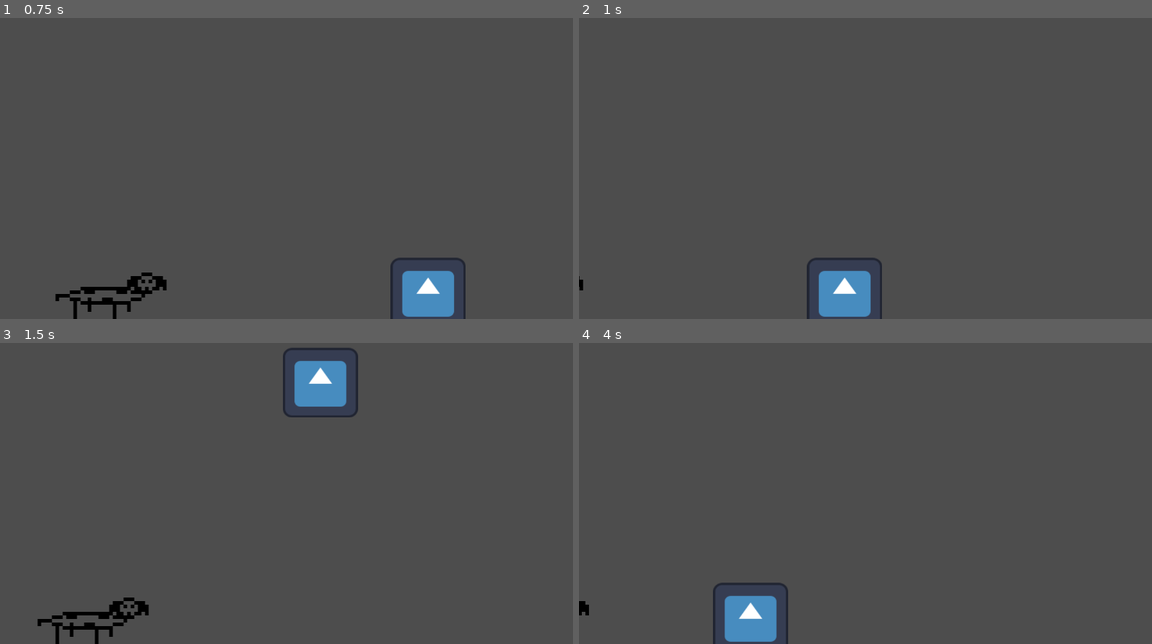
Above: before the commit, frames 1-4 (two rows, left to right).
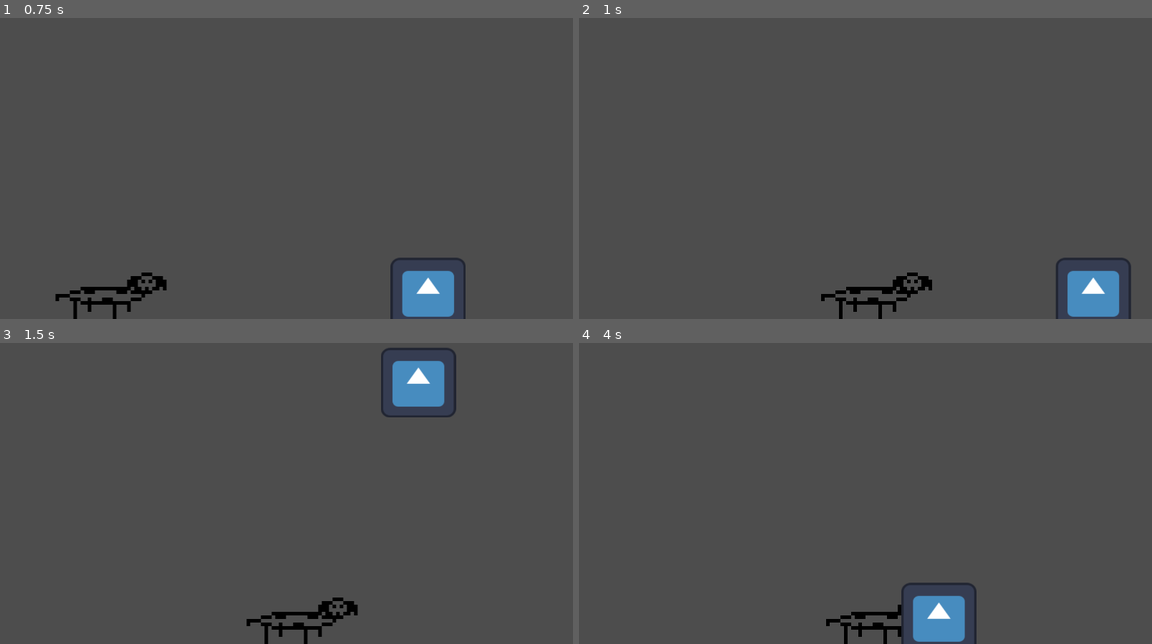
Above: after the commit, the same moments.

Repository: antonin-tarrade/SausageSerenity
Game: Godot game, scene res://Scenes/main_test_chien.tscn
The game is run twice, just before and just after one commit, with the same random seed, the same clock (stepped at 60 frames per second) and the same inputs. The engine's default icon, where the game draws it, is replaced by a stand-in: a white triangle on a blue panel in a dark square.
Inputs:
- Up to frame 1 (0.75 s): tap Enter at 0.5 s; hold Right (ui_right) from 0.53 s (still down); hold Q (extend) from 0.53 s (still down)
- Up to frame 2 (1 s): keep holding Right (ui_right); keep holding Q (extend); tap Up (ui_up) at 0.77 s
- Up to frame 3 (1.5 s): keep holding Right (ui_right); release Q (extend) at 1.28 s; tap E (bark) at 1.35 s
- Up to frame 4 (4 s): tap Up (ui_up) at 1.52, 3.02, 3.77 s; tap Q (extend) at 1.55, 2.3, 2.85 s; tap Space at 2, 3.5 s; release Right (ui_right) at 2.03 s; hold Left (ui_left) 2.03-2.78 s; hold W (charger) 2.03-2.78 s; tap Enter at 2.75 s; hold Right (ui_right) from 2.78 s (still down); hold Q (extend) from 3.53 s (still down)

Frame 1 is identical in both runs. In frame 2, 3.8% of the frame differs, in the area x 0-97%, y 79-100%; in frame 3, 5.1%, in the area x 6-80%, y 1-100%; in frame 4, 3.9%.

Commit message:
Up depl corr

Diff:
--- a/Scenes/chien_saucisse.gd
+++ b/Scenes/chien_saucisse.gd
@@ -21,6 +21,7 @@
 # 3 top-left
 @onready var normal_polygon: PackedVector2Array = c_polygon.polygon
 @onready var normal_position: Vector2 = c_polygon.position
+@onready var walldetect = $WallDetect/ColWall
 
 # Get the gravity from the project settings to be synced with RigidBody nodes.
 var gravity = ProjectSettings.get_setting("physics/2d/default_gravity")
@@ -33,6 +34,7 @@
 var x: int = 0
 var old_s: float = 0.0
 var y: int = 0
+var HaveWallTouched = false
 
 func _ready():
 	a_tree.set("parameters/conditions/idle", is_on_floor() and (velocity.x == 0))
@@ -109,18 +111,22 @@
 		extending_direction.RIGHT:
 			c_polygon.polygon[1].x += mov
 			c_polygon.polygon[2].x += mov
+			move_detector(c_polygon.polygon[1], c_polygon.polygon[2])
 			camera.position.x += mov
 		extending_direction.LEFT:
 			c_polygon.polygon[0].x -= mov
 			c_polygon.polygon[3].x -= mov
+			move_detector(c_polygon.polygon[0], c_polygon.polygon[3])
 			camera.position.x -= mov
 		extending_direction.DOWN:
 			print("not yet implemented")
 		extending_direction.UP:
 			c_polygon.polygon[2].y -= mov
 			c_polygon.polygon[3].y -= mov
+			move_detector(c_polygon.polygon[2], c_polygon.polygon[3])
 			camera.position.y -= mov
-	if length(c_polygon.polygon) >= MAX_EXTENSION or height(c_polygon.polygon) >= MAX_EXTENSION:
+	if length(c_polygon.polygon) >= MAX_EXTENSION or height(c_polygon.polygon) >= MAX_EXTENSION or HaveWallTouched :
+		HaveWallTouched = false
 		return true
 
 	else:
@@ -200,3 +206,12 @@
 
 func math_shrinkage(z: float) -> float:
 	return exp(beta*z)
+
+func move_detector(point1,point2):
+	var milieu = (to_global(point1) + to_global(point2))/2
+	walldetect.global_position = milieu
+
+
+func _on_wall_detect_body_entered(body):
+	if body != self :
+		HaveWallTouched=true
--- a/Scenes/chien_saucisse.tscn
+++ b/Scenes/chien_saucisse.tscn
@@ -93,6 +93,9 @@
 [sub_resource type="CircleShape2D" id="CircleShape2D_n7i5e"]
 radius = 115.0
 
+[sub_resource type="RectangleShape2D" id="RectangleShape2D_tn4it"]
+size = Vector2(32.5, 24)
+
 [node name="ChienSaucisse" type="CharacterBody2D"]
 script = ExtResource("1_f1xf0")
 
@@ -130,21 +133,38 @@
 one_shot = true
 
 [node name="ZoneDeFrappe" type="Area2D" parent="."]
+visible = false
 collision_layer = 0
 collision_mask = 2
 
 [node name="CollisionFrappe" type="CollisionShape2D" parent="ZoneDeFrappe"]
+visible = false
 position = Vector2(11, -7.5)
 shape = SubResource("RectangleShape2D_vlba5")
 
 [node name="PositionFrappe" type="Marker2D" parent="."]
+visible = false
 position = Vector2(11, -7)
 
 [node name="Barking" type="Area2D" parent="."]
+visible = false
 collision_layer = 0
 collision_mask = 6
 
 [node name="CollisionBark" type="CollisionShape2D" parent="Barking"]
 shape = SubResource("CircleShape2D_n7i5e")
 
+[node name="WallDetect" type="Area2D" parent="."]
+position = Vector2(117, -15)
+collision_layer = 0
+collision_mask = 3
+
+[node name="ColWall" type="CollisionShape2D" parent="WallDetect"]
+position = Vector2(-116.25, 7)
+shape = SubResource("RectangleShape2D_tn4it")
+
+[node name="Fesse" type="Node2D" parent="."]
+position = Vector2(10, -7)
+
 [connection signal="timeout" from="Chargement" to="." method="frapperFin"]
+[connection signal="body_entered" from="WallDetect" to="." method="_on_wall_detect_body_entered"]
Not shown: 1 places in Scenes/chien_saucisse.tscn that only renumber resources
